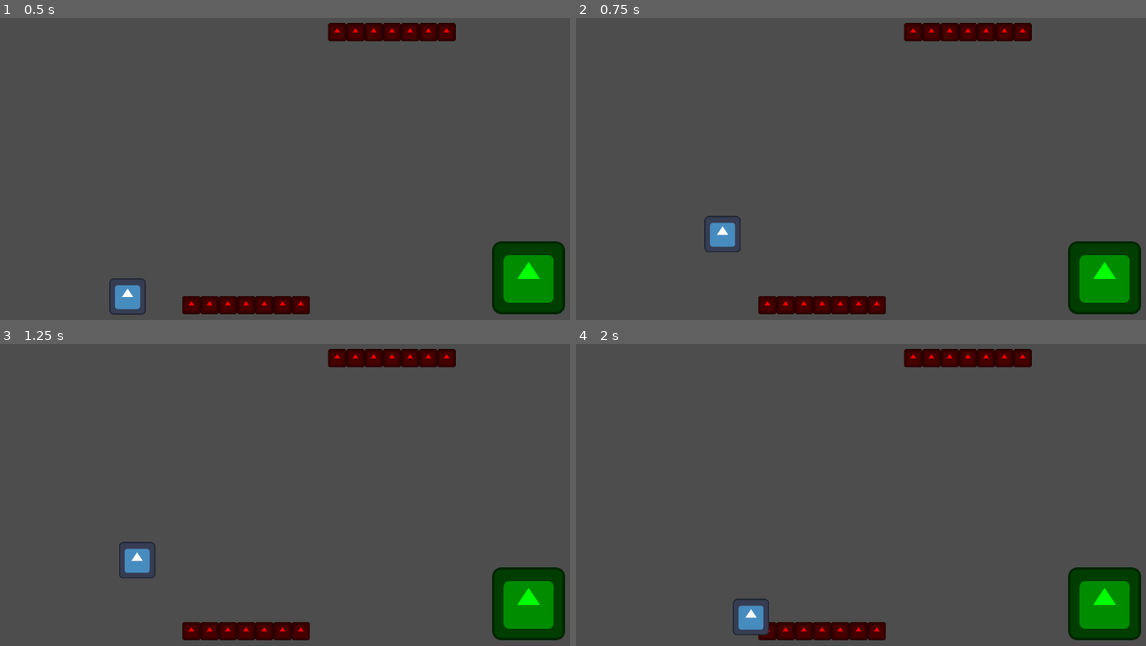
Above: before the commit, frames 1-4 (two rows, left to right).
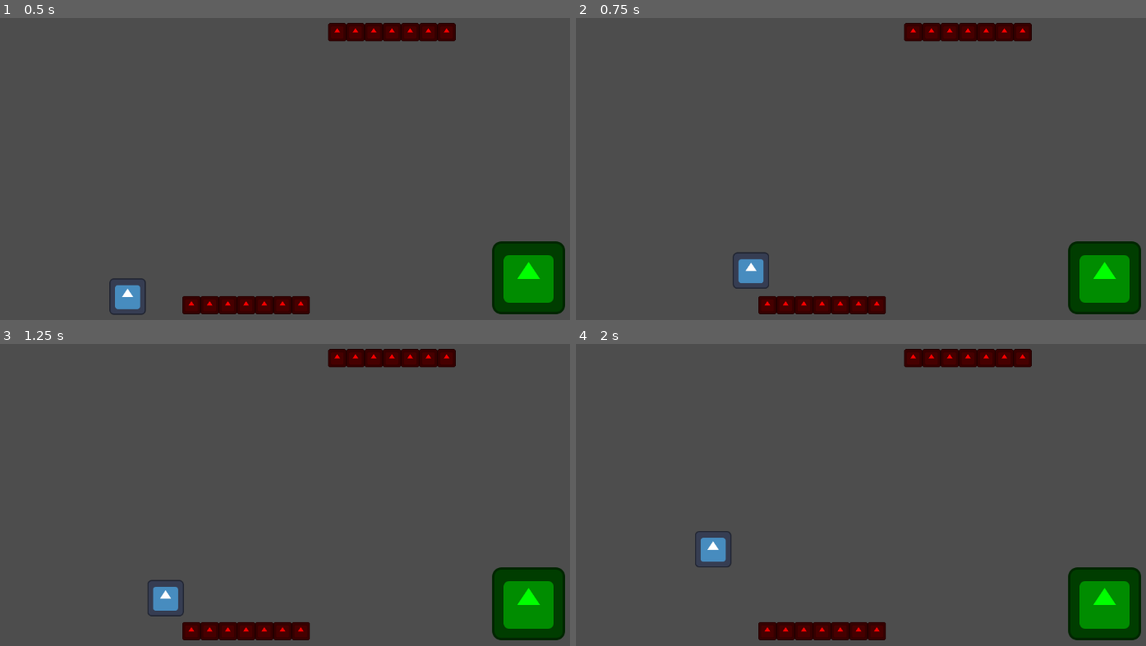
Above: after the commit, the same moments.

Repository: k-onej/funny-walmart-game
Game: Godot game, scene res://world.tscn
The game is run twice, just before and just after one commit, with the same random seed, the same clock (stepped at 60 frames per second) and the same inputs. The engine's default icon, where the game draws it, is replaced by a stand-in: a white triangle on a blue panel in a dark square.
Inputs:
- Up to frame 1 (0.5 s): no input
- Up to frame 2 (0.75 s): tap Enter at 0.5 s; hold D (move_right) from 0.53 s (still down); tap Space (switch_gravity) at 0.6 s
- Up to frame 3 (1.25 s): keep holding D (move_right)
- Up to frame 4 (2 s): keep holding D (move_right); tap Space (switch_gravity) at 1.35 s

Frame 1 is identical in both runs. In frame 2, 0.9% of the frame differs, in the area x 22-34%, y 65-90%; in frame 3, 0.9%; in frame 4, 1.0%, in the area x 20-34%, y 61-97%.

Commit message:
made player more better

Diff:
--- a/player.gd
+++ b/player.gd
@@ -1,23 +1,27 @@
-# AWESOME DEVELOPER NOTE TO SELF: THE THING WHERE YOU CAN SLIDE ON WALLS IS INTENTIONAL.
-# I AM SURE THERE IS AN EASY FIX FOR IT BUT I THINK IT'S COOL SO IDC. :3
-
 extends CharacterBody2D
 
 
-@export var speed := 1000
-@export var accel := 1400
+@export var max_speed := 1000
+@export var accel := 300
+@export var decel := 0.4
 @export var gravity := 70000
 @export var max_fall_speed := 120000
 
 @onready var spawn_position = position
 
+@onready var sprite = $Sprite2D
+
 func _physics_process(delta):
-	# Add the gravity.
+	print(velocity.x)
+	# Add the gravity, gravity direction changes based on up direction
+	# BUG: player slides slowly and is_on_floor() returns true when switching gravity while moving against wall
 	if not is_on_floor():
 		if up_direction == Vector2.UP:
 			velocity.y = min(velocity.y + gravity * delta, max_fall_speed * delta)
+			sprite.flip_v = false
 		if up_direction == Vector2.DOWN:
 			velocity.y = max(velocity.y - gravity * delta, -max_fall_speed * delta)
+			sprite.flip_v = true
 
 	# Handle switching gravity.
 	if Input.is_action_just_pressed("switch_gravity") and is_on_floor():
@@ -29,10 +33,14 @@
 	# Get the input direction and handle the movement/deceleration.
 	# As good practice, you should replace UI actions with custom gameplay actions.
 	var direction = Input.get_axis("move_left", "move_right")
-	if direction:
-		velocity.x = direction * speed
+	if direction > 0:
+		velocity.x = min(velocity.x + accel * direction, max_speed)
+		sprite.flip_h = false
+	elif direction < 0:
+		velocity.x = max(velocity.x + accel * direction, -max_speed)
+		sprite.flip_h = true
 	else:
-		velocity.x = move_toward(velocity.x, 0, speed)
+		velocity.x = lerp(velocity.x, 0.0, decel)
 
 	move_and_slide()
 
